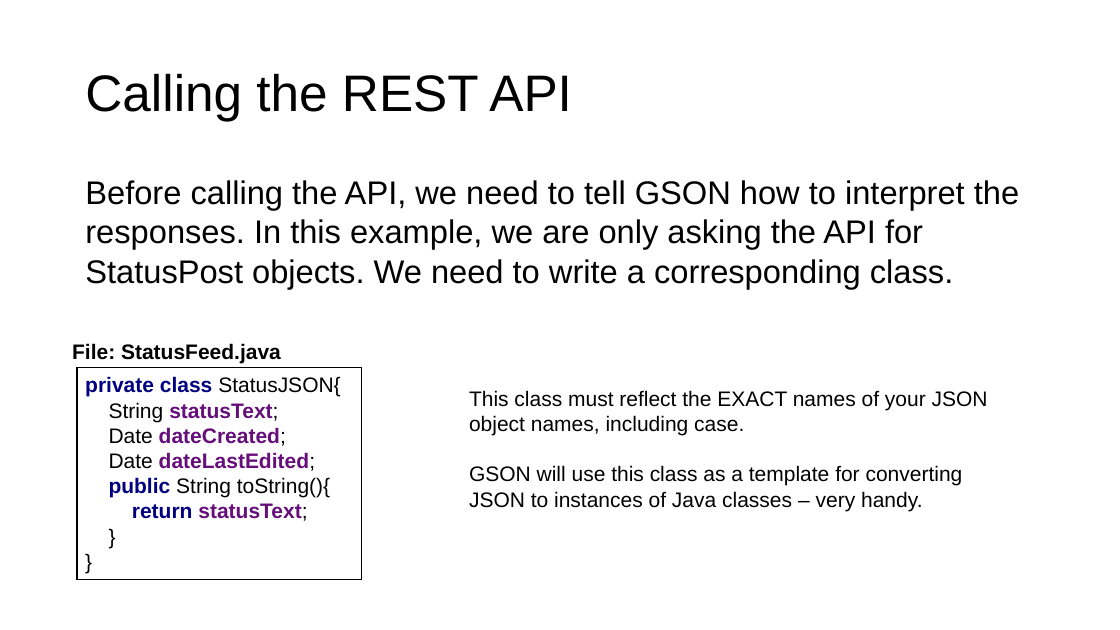
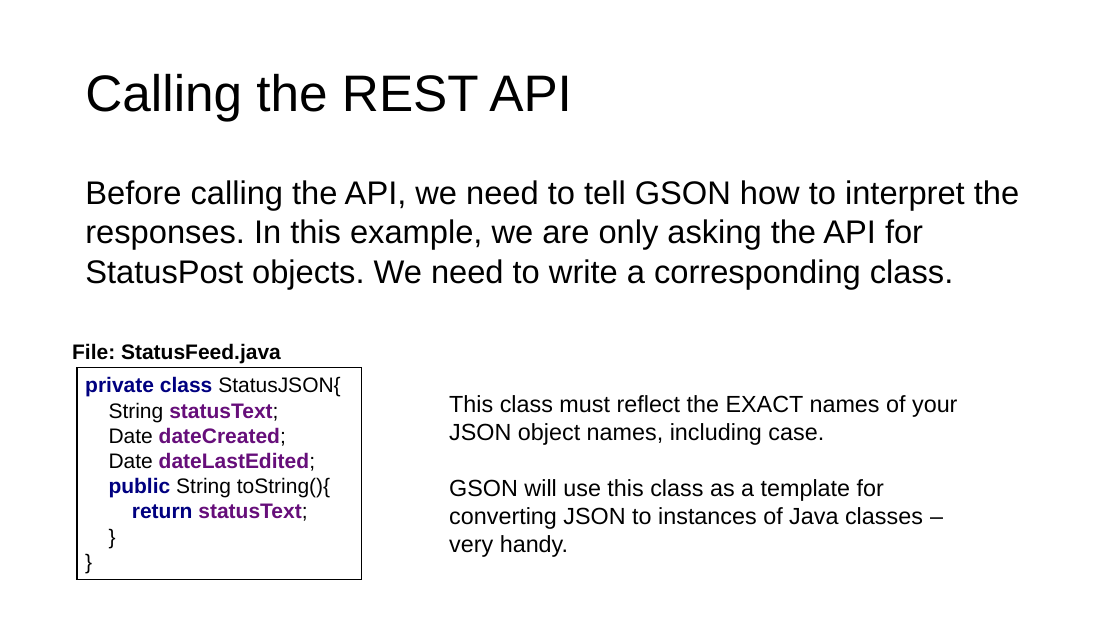
Before and after one commit to ethancjackson/CS2212B-2017, a slide deck: slide 20 of docs/resources/UI Tutorial - Swing.pptx. Drawn at 1120x630 pixels with LibreOffice and Linux fonts; fonts in the diff are those of the drawing. Boxes give left, top, right and bottom in pixels: in the first picture for what was removed or moved away, otherwise in the second. Text is boxed around its words. In the diff, an @@ line names an element or a change of style, - is before the commit and + after.

```diff
--- a/docs/resources/UI Tutorial - Swing.pptx
+++ b/docs/resources/UI Tutorial - Swing.pptx
@@ text "This class must reflect the ...": place and size @@
-text "This class must reflect the ..." at <box>469,390,988,511</box>
+text "This class must reflect the ..." at <box>449,395,957,557</box>
@@ text "This class must reflect the ..." at <box>449,395,957,557</box>: size 18 to 20 pt @@
```
Also in this commit, not shown: 5 other slides changed, 1 other file.
